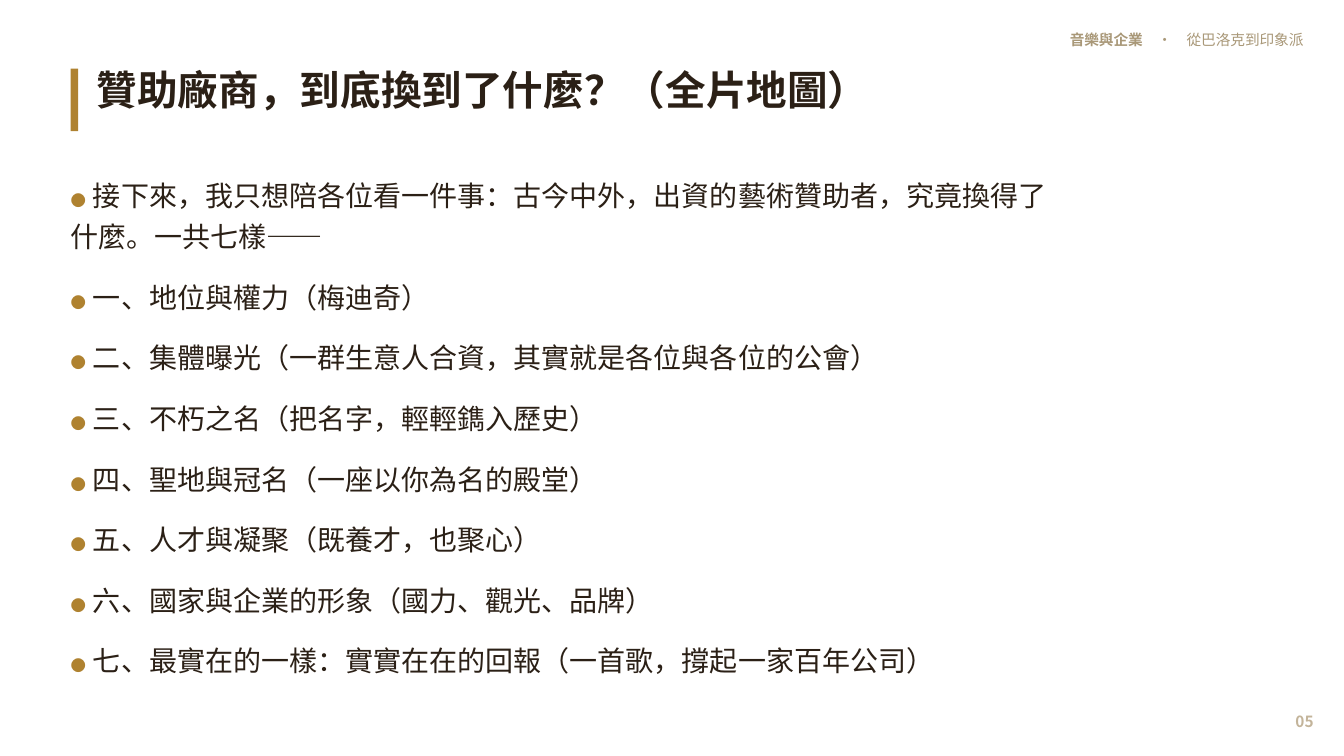
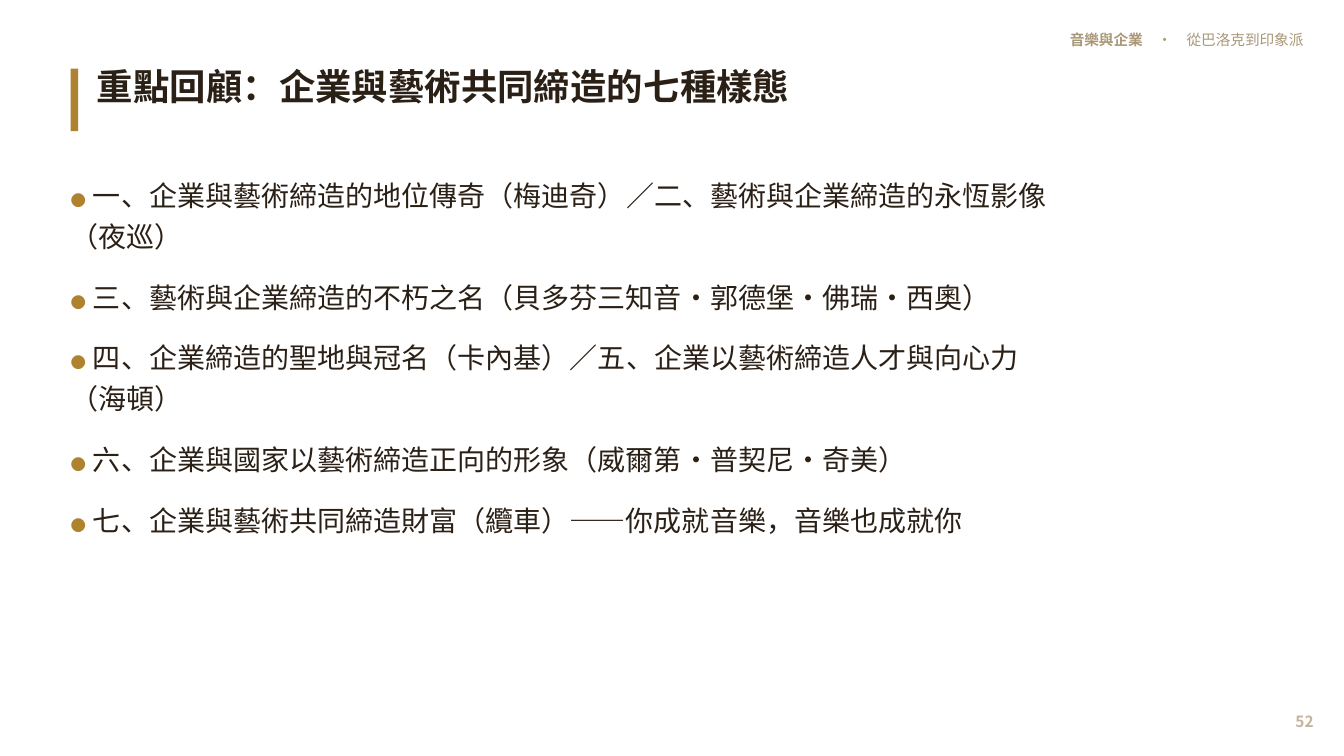
Before and after one commit to kblab2024/music-business-lecture, a slide deck: slide 52 of docs/downloads/音樂與企業-投影片.pptx (slide 5 before the commit). Drawn at 1344x756 pixels with LibreOffice and Linux fonts; fonts in the diff are those of the drawing. Boxes give left, top, right and bottom in pixels: in the first picture for what was removed or moved away, otherwise in the second. Text is boxed around its words. In the diff, an @@ line names an element or a change of style, - is before the commit and + after.

```diff
--- a/docs/downloads/音樂與企業-投影片.pptx
+++ b/docs/downloads/音樂與企業-投影片.pptx
@@ text at [97,68,789,104]: text changed; size 29 to 26 pt @@
-贊助廠商，到底換到了什麼？（全片地圖）
+重點回顧：企業與藝術共同締造的七種樣態
@@ text at [71,182,1047,534]: text changed @@
-● 接下來，我只想陪各位看一件事：古今中外，出資的藝術贊助者，究竟換得了什麼。一共七樣——
-● 一、地位與權力（梅迪奇）
-● 二、集體曝光（一群生意人合資，其實就是各位與各位的公會）
-● 三、不朽之名（把名字，輕輕鐫入歷史）
-● 四、聖地與冠名（一座以你為名的殿堂）
-● 五、人才與凝聚（既養才，也聚心）
-● 六、國家與企業的形象（國力、觀光、品牌）
-● 七、最實在的一樣：實實在在的回報（一首歌，撐起一家百年公司）
+● 一、企業與藝術締造的地位傳奇（梅迪奇）／二、藝術與企業締造的永恆影像（夜巡）
+● 三、藝術與企業締造的不朽之名（貝多芬三知音·郭德堡·佛瑞·西奧）
+● 四、企業締造的聖地與冠名（卡內基）／五、企業以藝術締造人才與向心力（海頓）
+● 六、企業與國家以藝術締造正向的形象（威爾第·普契尼·奇美）
+● 七、企業與藝術共同締造財富（纜車）——你成就音樂，音樂也成就你
@@ text at [1295,715,1313,727]: text changed @@
-05
+52
```
Also in this commit, not shown: 52 other slides changed, 3 slides added, 4 slides removed, 9 other files.
